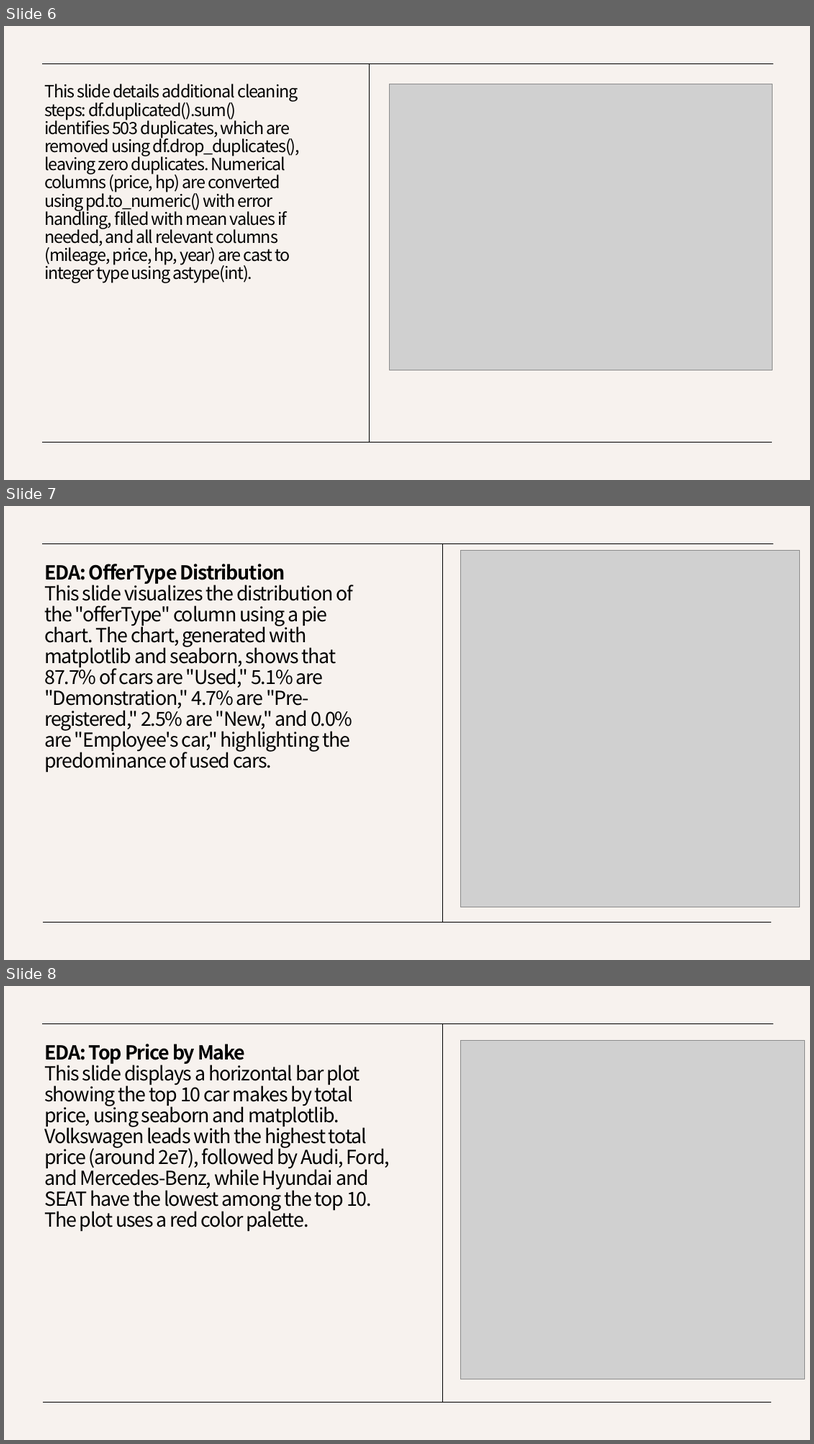
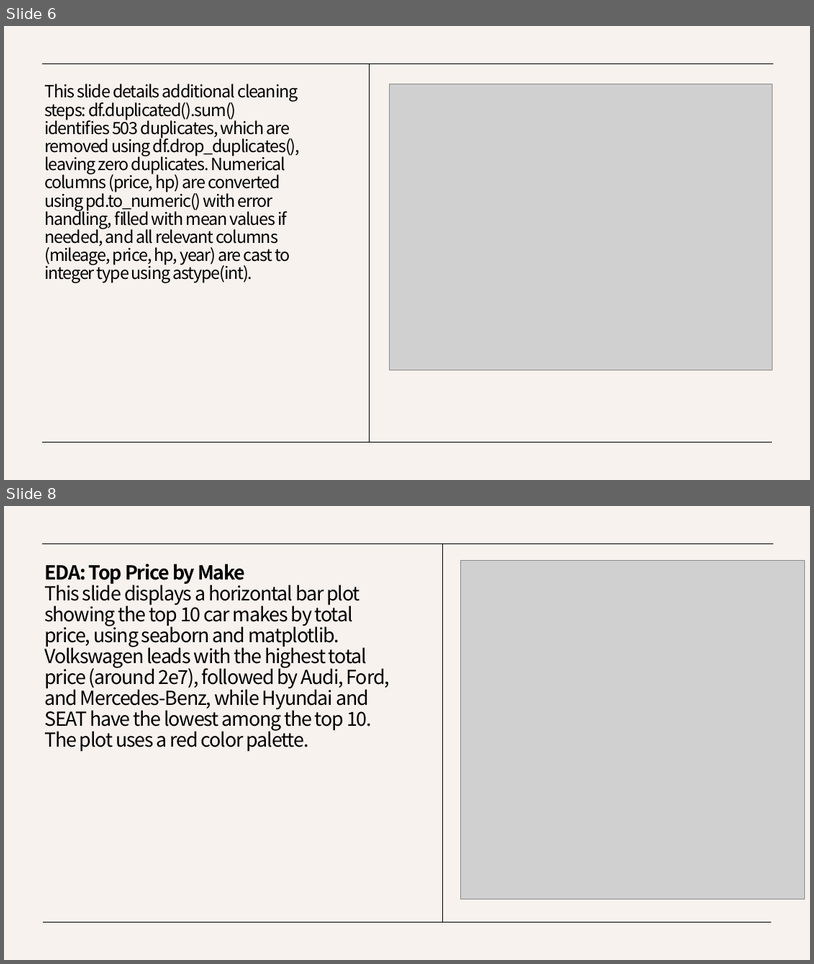
Before and after one commit to AbdallhOmran/Used-car-prices, a slide deck: Cars price.pptx. Shown one above the other, each under a label of ours: slides 6, 7 and 8 before the commit, slides 6 and 8 after it; the slides between them are not shown. The pictures are 814x1444 and 814x964 pixels, drawn with LibreOffice and Linux fonts; fonts in the diff are those of the drawing; grey boxes stand for pictures. Boxes give left, top, right and bottom in pixels: in the first picture for what was removed or moved away, otherwise in the second. Text is boxed around its words. In the diff, an @@ line names an element or a change of style, - is before the commit and + after.

```diff
--- a/Cars price.pptx
+++ b/Cars price.pptx
@@ slide 7 removed at bbox=[4, 506, 810, 960], background #F7F2EE @@
@@ line removed from (774, 543) to (42, 543) @@
@@ line removed from (442, 544) to (442, 922) @@
@@ title removed at bbox=[44, 564, 353, 772] @@
-EDA: OfferType Distribution
-This slide visualizes the distribution of the "offerType" column using a pie chart. The chart, generated with matplotlib and seaborn, shows that 87.7% of cars are "Used," 5.1% are "Demonstration," 4.7% are "Pre-registered," 2.5% are "New," and 0.0% are "Employee's car," highlighting the predominance of used cars.
@@ picture removed at bbox=[460, 550, 800, 906] @@
@@ line removed from (772, 922) to (43, 922) @@
```
Also in this commit, not shown: 1 slide added, 1 other file.
